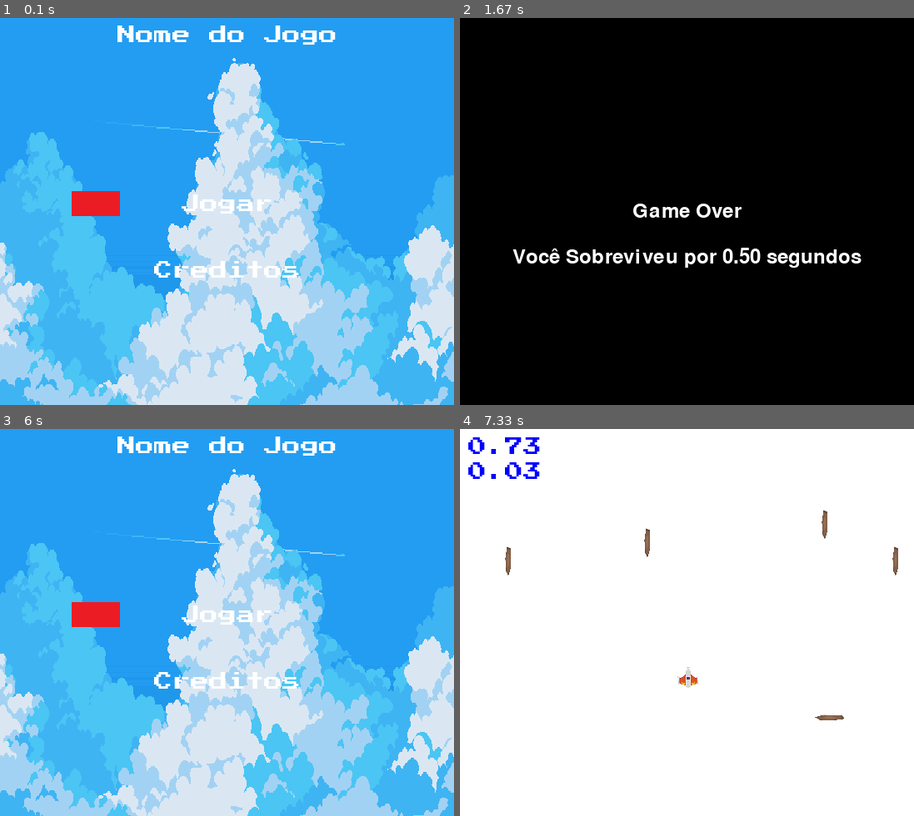
Above: before the commit, frames 1-4 (two rows, left to right).
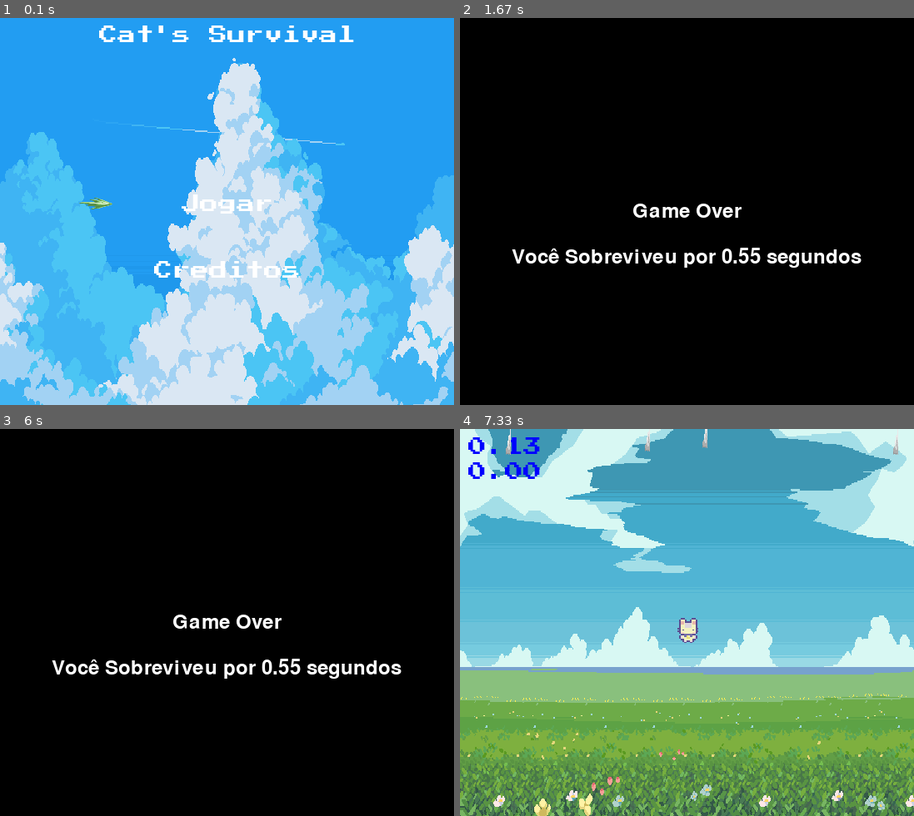
Above: after the commit, the same moments.

Repository: JJinKm/DesSoft-Pygame
Game: pygame game, started from Cat_survival.py
The game is run twice, just before and just after one commit, with the same random seed, the same clock (stepped at 60 frames per second) and the same inputs.
Inputs:
- Up to frame 1 (0.1 s): no input
- Up to frame 2 (1.67 s): hold Space 0.33-0.8 s; hold Down 0.33-0.8 s; hold Esc 0.83-1.3 s; hold Down 0.83-1.3 s
- Up to frame 3 (6 s): no input
- Up to frame 4 (7.33 s): tap Space at 6.57 s; hold Down from 6.9 s (still down)

The runs differ from the first frame. In frame 1, 1.5% of the frame differs, in the area x 15-78%, y 1-52%; in frame 2, 0.7%; in frame 3, 100%, in the area x 0-100%, y 0-100%; in frame 4, 100%.

Commit message:
Jogo com musica e sprites

Diff:
--- /dev/null
+++ b/Cat_survival.py
@@ -0,0 +1,64 @@
+import pygame
+import random
+import time
+from os import path
+from config import WIDTH, HEIGHT, INIT, GAME, QUIT, CREDIT, best_score, SND_DIR
+from game_screen import game_screen
+from init_screen import init_screen
+from credit_screen import credit_screen
+
+pygame.init()
+pygame.mixer.init()
+
+window = pygame.display.set_mode((WIDTH, HEIGHT))
+pygame.display.set_caption("Cat's Survival")
+
+state = INIT
+
+clock = pygame.time.Clock()
+start_time = None
+running = True
+
+while running:
+    for event in pygame.event.get():
+        if event.type == pygame.QUIT or state == QUIT:
+            running = False
+
+    if state == INIT:
+        state = init_screen(window)
+        start_time = time.time()
+    elif state == GAME:
+        pygame.mixer.music.fadeout(600)
+        pygame.time.wait(600)
+        screen_game = game_screen(window,best_score)
+        state = screen_game[0]
+        best_score = screen_game[1]
+
+
+        if state == 0:
+            end_time = time.time()
+            survived_time = end_time - start_time - 0.08 if start_time is not None else 0
+
+            font = pygame.font.Font(None, 36)
+            text = font.render(f'Game Over', True, (255, 255, 255))
+            text2 = font.render(f'Você Sobreviveu por {survived_time:.2f} segundos', True, (255,255,255))
+            text_rect = text.get_rect(center=(WIDTH // 2, HEIGHT // 2))
+            text2_rect = text2.get_rect(center=(WIDTH //2, HEIGHT // 2 + 56))
+
+            window.fill((0, 0, 0))
+            window.blit(text, text_rect)
+            window.blit(text2, text2_rect)
+            pygame.mixer.music.fadeout(4890)
+            pygame.display.flip()
+            pygame.time.wait(5000)
+            state = INIT
+
+            start_time = None
+
+    elif state == CREDIT:
+        state = credit_screen(window)
+
+    pygame.display.update()
+    clock.tick(60)
+
+pygame.quit()
--- a/Tela_teste.py
+++ /dev/null
@@ -1,144 +0,0 @@
-import pygame
-import random
-pygame.init()
-
-WIDTH = 700
-HEIGHT = 600
-window = pygame.display.set_mode((WIDTH,HEIGHT))
-pygame.display.set_caption('Nome')
-
-ARROW_WIDTH = 38
-ARROW_HEIGHT = 7
-CHARACTER_WIDTH = 25
-CHARACTER_HEIGHT = 25
-meteor_img = pygame.image.load('assets/img/meteorBrown_med1.png').convert_alpha()
-meteor_img = pygame.transform.scale(meteor_img, (ARROW_WIDTH, ARROW_HEIGHT))
-ship_img = pygame.image.load('assets/img/playerShip1_orange.png').convert_alpha()
-ship_img = pygame.transform.scale(ship_img, (CHARACTER_WIDTH, CHARACTER_HEIGHT))
-x_lista = [-ARROW_WIDTH, WIDTH + ARROW_WIDTH]
-speed_list = [0,8]
-font = pygame.font.SysFont(None, 48)
-
-
-player_lives = 3 # vidas
-heart_img = pygame.image.load('Assets\img\health.png').convert_alpha()
-heart_img = pygame.transform.scale(heart_img, (30, 30))
-
-class character(pygame.sprite.Sprite):
-    def __init__(self, assets):
-        pygame.sprite.Sprite.__init__(self)
-        self.image = assets[CHARACTER_IMG]
-        self.mask = pygame.mask.from_surface(self.image)
-        self.rect = self.image.get_rect()
-        self.rect.centerx = WIDTH / 2
-        self.rect.bottom = HEIGHT /2
-        self.speedx = 0
-        self.speedy = 0
-        self.assets = assets
-    def update(self):
-        self.rect.x += self.speedx
-        self.rect.y += self.speedy
-
-        if self.rect.right > WIDTH:
-            self.rect.right = WIDTH
-        if self.rect.left < 0:
-            self.rect.left = 0
-        if self.rect.top < 0:
-            self.rect.top = 0
-        if self.rect.bottom > HEIGHT:
-            self.rect.bottom = HEIGHT
-
-class arrow(pygame.sprite.Sprite):
-    def __init__(self, img):
-        pygame.sprite.Sprite.__init__(self, assets)
-        self.image = assets[ARROW_IMG]
-        self.mask = pygame.mask.from_surface(self.image)
-        self.rect = self.image.get_rect()
-        self.rect.x = random.choice(x_lista)
-        self.rect.y = random.randint(-ARROW_HEIGHT, HEIGHT+ARROW_HEIGHT)
-        self.speedx = random.randint(9,16)
-        self.speedy = random.choice(speed_list)
-        self.initposx = self.rect.x
-        self.initposy = self.rect.y
-    def update(self):
-        if self.initposx == -ARROW_WIDTH:
-            if self.initposy <= HEIGHT/2:
-                self.rect.y += self.speedy
-                self.rect.x += self.speedx
-            elif self.initposy > HEIGHT/2:
-                self.rect.y -= self.speedy
-                self.rect.x += self.speedx
-        if self.initposx == WIDTH + ARROW_WIDTH:
-            if self.initposy <= HEIGHT/2:
-                self.rect.y += self.speedy
-                self.rect.x -= self.speedx
-            elif self.initposy > HEIGHT/2:
-                self.rect.y -= self.speedy
-                self.rect.x -= self.speedx
-
-
-        if self.rect.top > HEIGHT or self.rect.right < 0 or self.rect.left > WIDTH + ARROW_WIDTH or self.rect.bottom < 0:
-            self.rect.x = random.choice(x_lista)
-            self.rect.y = random.randint(0, HEIGHT)
-            self.speedx = random.randint(9,16)
-            self.speedy = random.choice(speed_list)
-
-clock = pygame.time.Clock()
-FPS = 60
-
-game = True
-all_sprites = pygame.sprite.Group()
-all_arrow = pygame.sprite.Group()
-player = character(ship_img)
-all_sprites.add(player)
-for i in range(8):
-    Arrow = arrow(meteor_img)
-    all_sprites.add(Arrow)
-    all_arrow.add(Arrow)
-
-while game:
-    clock.tick(FPS)
-    for event in pygame.event.get():
-        if event.type == pygame.QUIT:
-            game = False
-        if event.type == pygame.KEYDOWN:
-            if event.key == pygame.K_LEFT:
-                player.speedx -= 8
-            if event.key == pygame.K_RIGHT:
-                player.speedx += 8
-            if event.key == pygame.K_UP:
-                player.speedy -= 8
-            if event.key == pygame.K_DOWN:
-                player.speedy += 8
-        if event.type == pygame.KEYUP:
-            if event.key == pygame.K_LEFT:
-                player.speedx += 8
-            if event.key == pygame.K_RIGHT:
-                player.speedx -= 8
-            if event.key == pygame.K_UP:
-                player.speedy += 8
-            if event.key == pygame.K_DOWN:
-                player.speedy -= 8
-
-    collisions = pygame.sprite.spritecollide(player, all_arrow, True)  # Verifica colisão e remove os meteoros
-
-    if collisions:  # Se houve colisão
-        player_lives -= 1  # Reduz uma vida do jogador
-
-        if player_lives == 0:  # Se as vidas acabaram
-            game = False  # Encerra o jogo
-
-
-
-    t = pygame.time.get_ticks()
-    timer = font.render('{0:.2f}'.format(t/1000), True, (0,0,255)) # A função "get_ticks" dá o valor em milissegundos, divide por 1000 para ter em segundos.
-
-    all_sprites.update()
-    window.fill((255,255,255))
-    window.blit(timer, (10,10))
-    for i in range(player_lives):
-            window.blit(heart_img, (10 + i * 40, 550)) # As vidas não tava aparecendo na tela, porque tava antes do Window.fill
-    all_sprites.draw(window)
-    pygame.display.update()
-
-pygame.quit()
--- a/assets.py
+++ b/assets.py
@@ -1,6 +1,6 @@
 import pygame
 import os
-from config import ARROW_HEIGHT_X, ARROW_WIDTH_X,ARROW_HEIGHT_Y,ARROW_WIDTH_Y, CHARACTER_HEIGHT, CHARACTER_WIDTH, IMG_DIR, SND_DIR, FNT_DIR
+from config import ARROW_HEIGHT_X, ARROW_WIDTH_X,ARROW_HEIGHT_Y,ARROW_WIDTH_Y, CHARACTER_HEIGHT, CHARACTER_WIDTH, IMG_DIR, SND_DIR, FNT_DIR, WIDTH, HEIGHT
 
 ARROW_IMG_X = 'arrow_img_x'
 ARROW_IMG_X = 'arrow_img_x'
@@ -10,15 +10,29 @@
 CHARACTER_IMG = 'character_img'
 TIMER_FONT = 'timer_font'
 CURSOR_IMG = 'cursor_img'
+CREDIT_FONT = 'credit_font'
+CURSOR_IMG_MIRROR = 'cursor_img_mirror'
+MAIN_MENU_MSC = 'main_menu_msc'
+BACKGROUND = 'background'
 
 def load_assets():
     assets = {}
-    assets[ARROW_IMG_X] = pygame.image.load(os.path.join(IMG_DIR, 'meteorBrown_med1.png')).convert_alpha()
+    assets[ARROW_IMG_X] = pygame.image.load(os.path.join(IMG_DIR, 'Arrow.png')).convert_alpha()
     assets[ARROW_IMG_X] = pygame.transform.scale(assets['arrow_img_x'], (ARROW_WIDTH_X, ARROW_HEIGHT_X))
-    assets[ARROW_IMG_Y] = pygame.image.load(os.path.join(IMG_DIR, 'meteorBrown_med1.png')).convert_alpha()
+    assets[ARROW_IMG_Y] = pygame.image.load(os.path.join(IMG_DIR, 'Arrow.png')).convert_alpha()
     assets[ARROW_IMG_Y] = pygame.transform.scale(assets['arrow_img_y'], (ARROW_WIDTH_Y, ARROW_HEIGHT_Y))
-    assets[CHARACTER_IMG] = pygame.image.load(os.path.join(IMG_DIR, 'playerShip1_orange.png')).convert_alpha()
+    assets[CHARACTER_IMG] = pygame.image.load(os.path.join(IMG_DIR, 'Character.png')).convert_alpha()
     assets[CHARACTER_IMG] = pygame.transform.scale(assets['character_img'], (CHARACTER_WIDTH, CHARACTER_HEIGHT))
     assets[TIMER_FONT] = pygame.font.Font(os.path.join(FNT_DIR, 'PressStart2P.ttf'), 22)
-    assets[CURSOR_IMG] = pygame.image.load(os.path.join(IMG_DIR, 'Cursor.png')).convert()
+    assets[CURSOR_IMG] = pygame.image.load(os.path.join(IMG_DIR, 'Cursor.png')).convert_alpha()
+    assets[CURSOR_IMG] = pygame.transform.scale(assets['cursor_img'], (40, 20))
+    assets[CURSOR_IMG_MIRROR] = pygame.image.load(os.path.join(IMG_DIR, 'Cursor2.png')).convert_alpha()
+    assets[CURSOR_IMG_MIRROR] = pygame.transform.scale(assets['cursor_img_mirror'], (40, 20))
+    assets[CREDIT_FONT] = pygame.font.Font(os.path.join(FNT_DIR, 'PressStart2P.ttf'), 18)
+    assets[BACKGROUND] = []
+    for i in range(5):
+        img = pygame.image.load(os.path.join(IMG_DIR, 'bgd{0}.png'.format(i))).convert()
+        img = pygame.transform.scale(img, (WIDTH, HEIGHT))
+        assets[BACKGROUND].append(img)
+
     return assets
--- a/config.py
+++ b/config.py
@@ -1,4 +1,5 @@
 from os import path
+import pygame
 
 IMG_DIR = path.join(path.dirname(__file__), 'assets', 'img')
 SND_DIR = path.join(path.dirname(__file__), 'assets', 'snd')
@@ -16,7 +17,7 @@
 ARROW_HEIGHT_Y = 35
 ARROW_WIDTH_Y = 7
 CHARACTER_WIDTH = 25
-CHARACTER_HEIGHT = 25
+CHARACTER_HEIGHT = 30
 
 WHITE = (255, 255, 255)
 BLACK = (0, 0, 0)
--- a/credit_screen.py
+++ b/credit_screen.py
@@ -1,14 +1,40 @@
 import pygame
-from config import RED, QUIT, INIT, FPS, WHITE
-from assets import load_assets, TIMER_FONT
+from os import path
+from config import RED, QUIT, INIT, FPS, WHITE, IMG_DIR, WIDTH, HEIGHT
+from assets import load_assets, CREDIT_FONT, CURSOR_IMG_MIRROR
 
 def credit_screen(window):
     clock = pygame.time.Clock()
+
     assets = load_assets()
-    text1 = assets[TIMER_FONT].render('Creditos',True, RED)
+
+    cursor = assets[CURSOR_IMG_MIRROR]
+
+    text1 = assets[CREDIT_FONT].render('Creditos',True, WHITE)
+    text2 = assets[CREDIT_FONT].render('Desenvolvedores',True, WHITE)
+    text2_rect = text2.get_rect(center=(WIDTH/2,65))
+    nomes_dev = assets[CREDIT_FONT].render('Joshua, Materusse e Otto', True, WHITE)
+    dev_rect = nomes_dev.get_rect(center=(WIDTH/2, 95))
+    music = assets[CREDIT_FONT].render('Música', True, WHITE)
+    music_rect = music.get_rect(center=(WIDTH/2, 200))
+    name_music = assets[CREDIT_FONT].render('Joshua e Davi Bruder',True,WHITE)
+    name_music_rect = name_music.get_rect(center=(WIDTH/2, 230))
+    agradecimento = assets[CREDIT_FONT].render('Agradecimento',True,WHITE)
+    agradecimento_rect = agradecimento.get_rect(center=(WIDTH/2, 340))
+    professor = assets[CREDIT_FONT].render('Professor Fillipe Resina',True, WHITE)
+    professor_rect = professor.get_rect(center=(WIDTH/2, 370))
+    voltar = assets[CREDIT_FONT].render('Voltar', True, WHITE)
+
     running = True
+
     while running:
         clock.tick(FPS)
+        window.fill(WHITE)
+        for i in range(1,5):
+            background = pygame.image.load(path.join(IMG_DIR,'Credit{0}.png'.format(i)))
+            background = pygame.transform.scale(background,(WIDTH,HEIGHT))
+            backgroud_rect = background.get_rect()
+            window.blit(background,backgroud_rect)
         for event in pygame.event.get():
             if event.type == pygame.QUIT:
                 state = QUIT
@@ -17,7 +43,16 @@
                 if event.key == pygame.K_SPACE:
                     state = INIT
                     running = False
-        window.fill(WHITE)
+
         window.blit(text1, (10,10))
+        window.blit(text2, text2_rect)
+        window.blit(nomes_dev, dev_rect)
+        window.blit(music, music_rect)
+        window.blit(name_music,name_music_rect)
+        window.blit(agradecimento,agradecimento_rect)
+        window.blit(professor,professor_rect)
+        window.blit(voltar, (10, HEIGHT - 28))
+        window.blit(cursor, (125, HEIGHT - 28))
+
         pygame.display.flip()
     return state
--- a/game_screen.py
+++ b/game_screen.py
@@ -1,9 +1,9 @@
 import pygame
 import random
-from config import FPS, WIDTH, HEIGHT, HORIZONTAL, VERTICAL, best_score
-from assets import load_assets, TIMER_FONT
+from os import path
+from config import FPS, WIDTH, HEIGHT, HORIZONTAL, VERTICAL, best_score, QUIT, SND_DIR, BLACK,BLUE
+from assets import load_assets, TIMER_FONT, BACKGROUND
 from sprites import Character, Arrow
-# from leaderboard import leaderboard
 
 def game_screen(window, best_score):
     clock = pygame.time.Clock()
@@ -32,69 +32,90 @@
     OVER = 2
     state = PLAYING
 
-    keys_down = {}
+    bgd_random = random.randint(0,4)
 
     t_init = pygame.time.get_ticks()
 
     current = N_ARROW
     current_aug = AUG
-    t_aug = 5
+    t_aug = 10
 
     best_text = assets[TIMER_FONT].render('{0:.2f}'.format(best_score), True, (0, 0, 255))
 
+    music_random = random.randint(0,4)
+    pygame.mixer.music.load(path.join(SND_DIR, 'bgm{0}.wav'.format(music_random)))
+    pygame.mixer.music.set_volume(0.10)
+    pygame.mixer.music.play()
+
     while state != DONE:
         clock.tick(FPS)
-
-        for event in pygame.event.get():
-            if event.type == pygame.QUIT:
-                state = DONE
-            if event.type == pygame.KEYDOWN:
-                if event.key == pygame.K_LEFT and event.key == pygame.K_UP:
-                    player.speedx -= 3
-                    player.speedy += 3
-                if event.key == pygame.K_RIGHT and event.key == pygame.K_UP:
-                    player.speedx += 3
-                    player.speedy += 3
-                if event.key == pygame.K_LEFT and event.key == pygame.K_DOWN:
-                    player.speedx -= 3
-                    player.speedy += 3
-                if event.key == pygame.K_RIGHT and event.key == pygame.K_DOWN:
-                    player.speedx += 3
-                    player.speedy += 3
-                if event.key == pygame.K_LEFT:
-                    player.speedx -= 6
-                if event.key == pygame.K_RIGHT:
-                    player.speedx += 6
-                if event.key == pygame.K_UP:
-                    player.speedy -= 6
-                if event.key == pygame.K_DOWN:
-                    player.speedy += 6
-                if event.key == pygame.K_ESCAPE:
+        t = pygame.time.get_ticks()
+        time_playing = (t - t_init)/1000
+        timer = assets[TIMER_FONT].render('{0:.2f}'.format(time_playing), True, BLUE) # A função "get_ticks" dá o valor em milissegundos, divide por 1000 para ter em segundos.
+        window.fill((255,255,255))
+        window.blit(assets[BACKGROUND][bgd_random], (0,0))
+        window.blit(timer, (10,10))
+        window.blit(best_text, (10,40))
+        if state == PLAYING:
+            for event in pygame.event.get():
+                if event.type == pygame.QUIT:
                     state = DONE
-            if event.type == pygame.KEYUP:
-                if event.key == pygame.K_LEFT:
-                    player.speedx += 6
-                if event.key == pygame.K_RIGHT:
-                    player.speedx -= 6
-                if event.key == pygame.K_UP:
-                    player.speedy += 6
-                if event.key == pygame.K_DOWN:
-                    player.speedy -= 6
+                if event.type == pygame.KEYDOWN:
+                    if event.key == pygame.K_LEFT and event.key == pygame.K_UP:
+                        player.speedx -= 3
+                        player.speedy += 3
+                    if event.key == pygame.K_RIGHT and event.key == pygame.K_UP:
+                        player.speedx += 3
+                        player.speedy += 3
+                    if event.key == pygame.K_LEFT and event.key == pygame.K_DOWN:
+                        player.speedx -= 3
+                        player.speedy += 3
+                    if event.key == pygame.K_RIGHT and event.key == pygame.K_DOWN:
+                        player.speedx += 3
+                        player.speedy += 3
+                    if event.key == pygame.K_LEFT:
+                        player.speedx -= 6
+                    if event.key == pygame.K_RIGHT:
+                        player.speedx += 6
+                    if event.key == pygame.K_UP:
+                        player.speedy -= 6
+                    if event.key == pygame.K_DOWN:
+                        player.speedy += 6
+                    if event.key == pygame.K_ESCAPE:
+                        state = DONE
+                if event.type == pygame.KEYUP:
+                    if event.key == pygame.K_LEFT:
+                        player.speedx += 6
+                    if event.key == pygame.K_RIGHT:
+                        player.speedx -= 6
+                    if event.key == pygame.K_UP:
+                        player.speedy += 6
+                    if event.key == pygame.K_DOWN:
+                        player.speedy -= 6
 
         collisions = pygame.sprite.spritecollide(player, all_arrow, True, pygame.sprite.collide_mask)  # Verifica colisão e remove os meteoros
 
         if len(collisions) > 0:  # Se houve colisão
             time_finished = time_playing
+            pygame.mixer.music.stop()
+            pygame.mixer.music.load(path.join(SND_DIR, 'Game_over_bgm.wav'))
+            pygame.mixer.music.play()
             if time_finished > best_score:
                 best_score = time_finished
+            i = HEIGHT
+            while i >= 0:
+                rect = pygame.Rect(0,i,WIDTH,8)
+                pygame.draw.rect(window,BLACK, rect)
+                pygame.display.update()
+                pygame.time.wait(15)
+                i -= 5
             state = DONE
-        t = pygame.time.get_ticks()
-        time_playing = (t - t_init)/1000
 
         bool_diff = False
         if time_playing >= t_aug:
             bool_diff = True
         if bool_diff:
+            bgd_random = random.randint(0,4)
             current += DIFF
             current_aug += DIFF
             t_aug += 10
@@ -104,12 +125,8 @@
                 arrow = Arrow(assets, posicao, current_aug)
                 all_sprites.add(arrow)
                 all_arrow.add(arrow)
-        timer = assets[TIMER_FONT].render('{0:.2f}'.format(time_playing), True, (0,0,255)) # A função "get_ticks" dá o valor em milissegundos, divide por 1000 para ter em segundos.
 
         all_sprites.update()
-        window.fill((255,255,255))
-        window.blit(timer, (10,10))
-        window.blit(best_text, (10,40))
         all_sprites.draw(window)
         pygame.display.update()
     return [state,best_score]
--- a/init_screen.py
+++ b/init_screen.py
@@ -1,8 +1,8 @@
 import pygame
 import random
 from os import path
-from assets import load_assets, TIMER_FONT, CURSOR_IMG
-from config import FPS, GAME, QUIT, IMG_DIR, CREDIT, BLACK, BLUE, WIDTH, HEIGHT, WHITE
+from assets import load_assets, TIMER_FONT, CURSOR_IMG, MAIN_MENU_MSC
+from config import FPS, GAME, QUIT, IMG_DIR, CREDIT, BLACK, BLUE, WIDTH, HEIGHT, WHITE, SND_DIR
 
 def init_screen(screen):
     clock = pygame.time.Clock()
@@ -12,24 +12,32 @@
     img_cursor_rect_jogar = img_cursor.get_rect(center=(115, HEIGHT/2-10))
     img_cursor_rect_credit = img_cursor.get_rect(center=(115, HEIGHT/2+70))
 
-    T_NOME = assets[TIMER_FONT].render('Nome do Jogo', True, WHITE)
+    T_NOME = assets[TIMER_FONT].render("Cat's Survival", True, WHITE)
     T_NOME_RECT = T_NOME.get_rect(center=(WIDTH/2,20))
     T_JOGAR = assets[TIMER_FONT].render('Jogar',True, WHITE)
     T_JOGAR_RECT = T_JOGAR.get_rect(center=(WIDTH/2,HEIGHT/2-10))
     T_CREDIT = assets[TIMER_FONT].render('Creditos', True, WHITE)
     T_CREDIT_RECT = T_CREDIT.get_rect(center=(WIDTH/2,HEIGHT/2 + 70))
 
-    jogar = 0
-    credito = 1
-    cursor = jogar
+
+    JOGAR = 0
+    CREDITO = 1
+    cursor = JOGAR
 
     running = True
+
+    if pygame.mixer.music.get_busy() == False:
+        pygame.mixer.music.load(path.join(SND_DIR, 'music_pygame.wav'))
+        pygame.mixer.music.set_volume(0.4)
+
+        pygame.mixer.music.play(loops=-1)
+
     while running:
         clock.tick(FPS)
 
         screen.fill(BLACK)
         for i in range(1,5):
-            background = pygame.image.load(path.join(IMG_DIR,'{0}.png'.format(i)))
+            background = pygame.image.load(path.join(IMG_DIR,'Inicio{0}.png'.format(i)))
             background = pygame.transform.scale(background,(WIDTH,HEIGHT))
             backgroud_rect = background.get_rect()
             screen.blit(background,backgroud_rect)
@@ -43,21 +51,22 @@
                 running = False
             if event.type == pygame.KEYDOWN:
                 if event.key == pygame.K_SPACE:
-                    if cursor == jogar:
+                    if cursor == JOGAR:
                         state = GAME
                         running = False
-                    if cursor == credito:
+                    if cursor == CREDITO:
                         state = CREDIT
+                        pygame.mixer.music.pause
                         running = False
                 if event.key == pygame.K_UP:
-                    if cursor == credito:
-                        cursor = jogar
+                    if cursor == CREDITO:
+                        cursor = JOGAR
                 if event.key == pygame.K_DOWN:
-                    if cursor == jogar:
-                        cursor = credito
-        if cursor == jogar:
+                    if cursor == JOGAR:
+                        cursor = CREDITO
+        if cursor == JOGAR:
             screen.blit(img_cursor, img_cursor_rect_jogar)
-        if cursor == credito:
+        if cursor == CREDITO:
                 screen.blit(img_cursor, img_cursor_rect_credit)
         pygame.display.update()
     return state
--- a/sprites.py
+++ b/sprites.py
@@ -109,3 +109,16 @@
                 self.speedy = random.randint(5+self.diff,7+self.diff)
                 self.initposx = self.rect.x
                 self.initposy = self.rect.y
+
+class Moving(pygame.sprite.Sprite):
+    def __init__(self, center, assets):
+        pygame.sprite.Sprite.__init__(self)
+        self.anim = assets
+
+        self.frame = 0
+        self.image = self.anim[self.frame]
+        self.rect = self.image.get_rect()
+        self.rect.center = center
+
+        self.last_update = pygame.time.get_ticks()
+        self.frame_ticks = 50
--- a/tela_principal.py
+++ /dev/null
@@ -1,60 +0,0 @@
-import pygame
-import random
-import time
-from config import WIDTH, HEIGHT, INIT, GAME, QUIT, CREDIT, best_score
-from game_screen import game_screen
-from init_screen import init_screen
-from credit_screen import credit_screen
-
-pygame.init()
-pygame.mixer.init()
-
-window = pygame.display.set_mode((WIDTH, HEIGHT))
-pygame.display.set_caption('Nome')
-
-state = INIT
-
-clock = pygame.time.Clock()
-start_time = None
-running = True
-
-while running:
-    for event in pygame.event.get():
-        if event.type == pygame.QUIT:
-            running = False
-
-    if state == INIT:
-        state = init_screen(window)
-        start_time = time.time()
-    elif state == GAME:
-        screen_game = game_screen(window,best_score)
-        state = screen_game[0]
-        best_score = screen_game[1] + 0.03
-
-
-        if state == 0:
-            end_time = time.time()
-            survived_time = end_time - start_time if start_time is not None else 0
-
-            font = pygame.font.Font(None, 36)
-            text = font.render(f'Game Over', True, (255, 255, 255))
-            text2 = font.render(f'Você Sobreviveu por {survived_time:.2f} segundos', True, (255,255,255))
-            text_rect = text.get_rect(center=(WIDTH // 2, HEIGHT // 2))
-            text2_rect = text2.get_rect(center=(WIDTH //2, HEIGHT // 2 + 56))
-
-            window.fill((0, 0, 0))
-            window.blit(text, text_rect)
-            window.blit(text2, text2_rect)
-            pygame.display.flip()
-            pygame.time.wait(5000)
-            state = INIT
-
-            start_time = None
-
-    elif state == CREDIT:
-        state = credit_screen(window)
-
-    pygame.display.update()
-    clock.tick(60)
-
-pygame.quit()
Binary file added: Assets/img/Arrow.png
Binary file added: Assets/img/Character.png
Binary file removed: Assets/img/Clouds/Clouds 2/1.png
Binary file removed: Assets/img/Clouds/Clouds 2/2.png
Binary file removed: Assets/img/Clouds/Clouds 2/3.png
Binary file removed: Assets/img/Clouds/Clouds 2/4.png
Binary file removed: Assets/img/Clouds/Clouds 4/1.png
Binary file removed: Assets/img/Clouds/Clouds 4/2.png
Binary file removed: Assets/img/Clouds/Clouds 4/3.png
Binary file removed: Assets/img/Clouds/Clouds 4/4.png
Binary file removed: Assets/img/Clouds/Clouds 5/1.png
Binary file removed: Assets/img/Clouds/Clouds 5/2.png
(and 44 more such lines)
